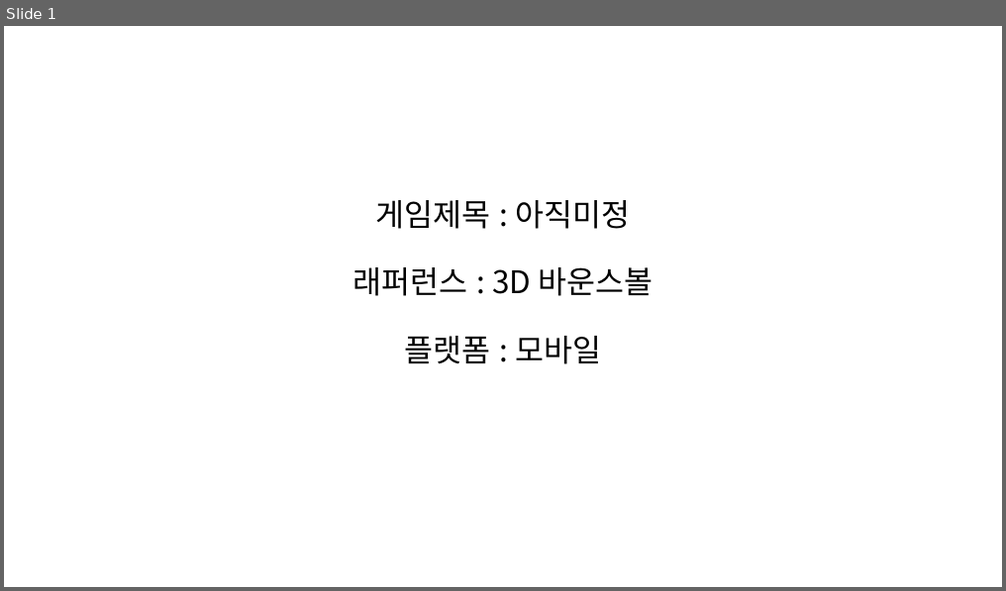
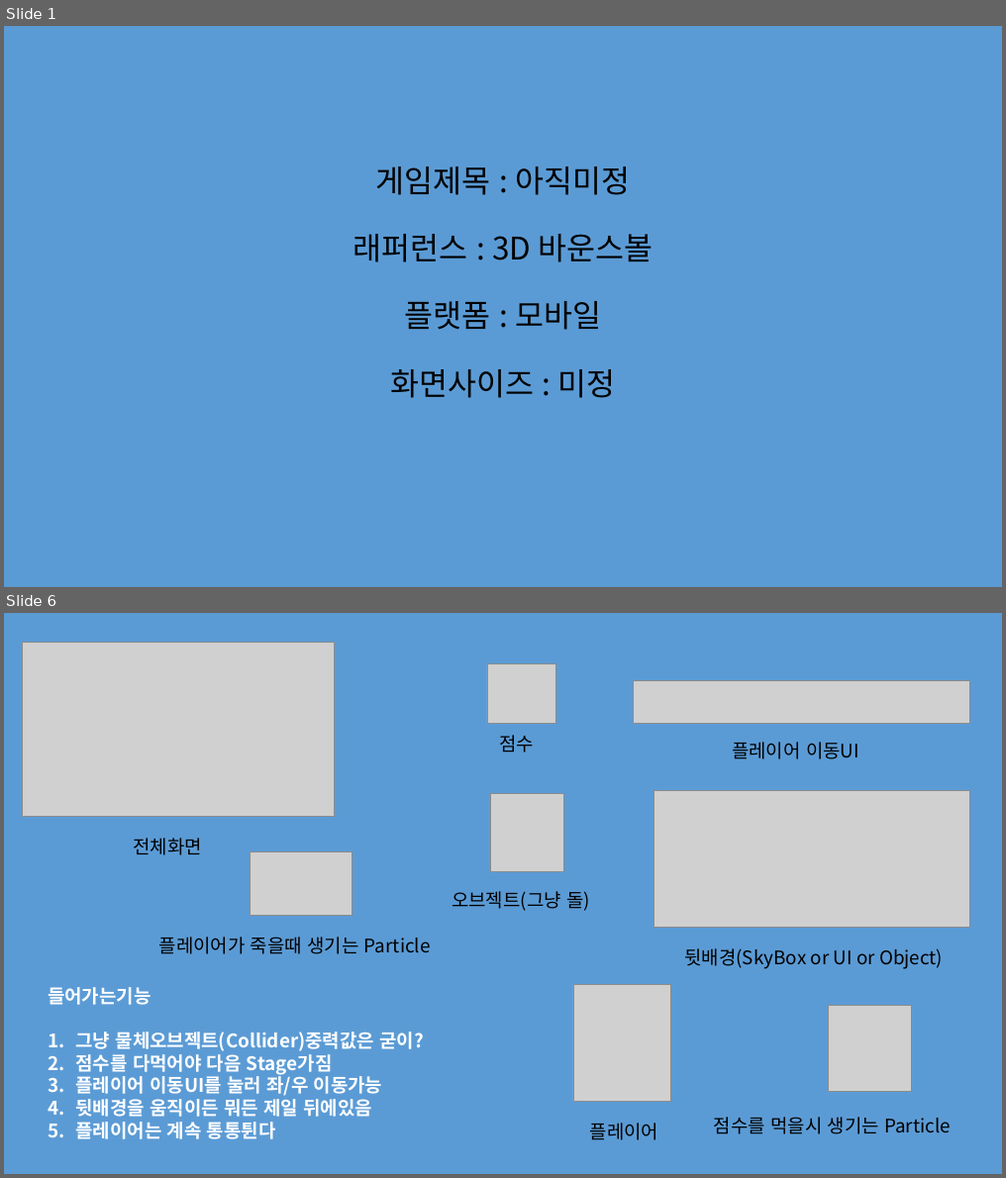
Before and after one commit to LeeJaeHwan182/Dongseo_Art-IndieGame, a slide deck: Dongseo/Dongseo_Art&IndieGame_PPT.pptx. Shown one above the other, each under a label of ours: slide 1 before the commit, slides 1 and 6 after it; the slides between them are not shown. The pictures are 1006x591 and 1006x1178 pixels, drawn with LibreOffice and Linux fonts; fonts in the diff are those of the drawing; grey boxes stand for pictures. Boxes give left, top, right and bottom in pixels: in the first picture for what was removed or moved away, otherwise in the second. Text is boxed around its words. In the diff, an @@ line names an element or a change of style, - is before the commit and + after.

Commit message:
(LJH) PPT make a change
피피티 들어갈거 간략하게 생각해봄

```diff
--- a/Dongseo/Dongseo_Art&IndieGame_PPT.pptx
+++ b/Dongseo/Dongseo_Art&IndieGame_PPT.pptx
@@ slide 6 added at (x1=4, y1=613, x2=1002, y2=1174), background #5B9BD5 @@
@@ picture added at (x1=22, y1=642, x2=335, y2=816) @@
@@ picture added at (x1=487, y1=663, x2=555, y2=724) @@
@@ picture added at (x1=634, y1=680, x2=969, y2=723) @@
@@ text added at (x1=499, y1=735, x2=534, y2=753), 18 pt, text #000000 @@
+점수
@@ text added at (x1=732, y1=742, x2=859, y2=760), 18 pt, text #000000 @@
+플레이어 이동UI
@@ picture added at (x1=653, y1=790, x2=969, y2=927) @@
@@ picture added at (x1=491, y1=794, x2=564, y2=872) @@
@@ text added at (x1=133, y1=838, x2=202, y2=856), 18 pt, text #000000 @@
+전체화면
@@ picture added at (x1=251, y1=853, x2=352, y2=916) @@
@@ text added at (x1=451, y1=891, x2=590, y2=911), 18 pt, text #000000 @@
+오브젝트(그냥 돌)
@@ text added at (x1=159, y1=937, x2=431, y2=955), 18 pt, text #000000 @@
+플레이어가 죽을때 생기는 Particle
@@ text added at (x1=684, y1=949, x2=943, y2=969), 18 pt, text #000000 @@
+뒷배경(SkyBox or UI or Object)
@@ text added at (x1=48, y1=987, x2=423, y2=1140), 18 pt, text #FFFFFF, bold @@
+들어가는기능
+1. 그냥 물체오브젝트(Collider)중력값은 굳이?
+2. 점수를 다먹어야 다음 Stage가짐
+3. 플레이어 이동UI를 눌러 좌/우 이동가능
+4. 뒷배경을 움직이든 뭐든 제일 뒤에있음
+5. 플레이어는 계속 통통튄다
@@ picture added at (x1=573, y1=985, x2=671, y2=1102) @@
@@ picture added at (x1=829, y1=1005, x2=912, y2=1091) @@
@@ text added at (x1=714, y1=1117, x2=950, y2=1135), 18 pt, text #000000 @@
+점수를 먹을시 생기는 Particle
@@ text added at (x1=590, y1=1123, x2=659, y2=1141), 18 pt, text #000000 @@
+플레이어
@@ slide 1 changed as well @@
@@ background #FFFFFF to #5B9BD5 @@
@@ text at (x1=390, y1=370, x2=616, y2=398): paragraph added @@
+화면사이즈 : 미정
```
Also in this commit, not shown: 5 other slides added.
